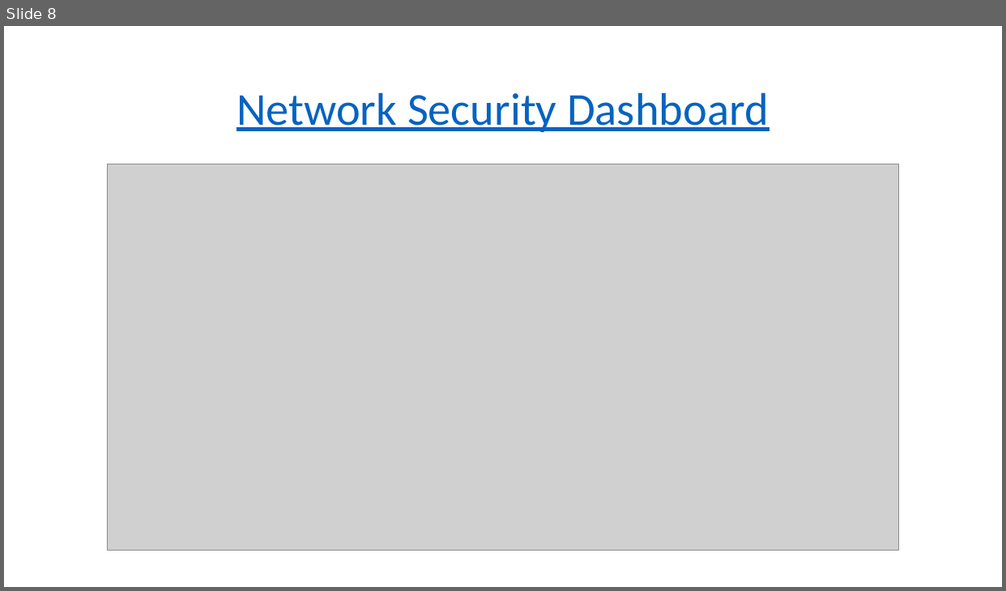
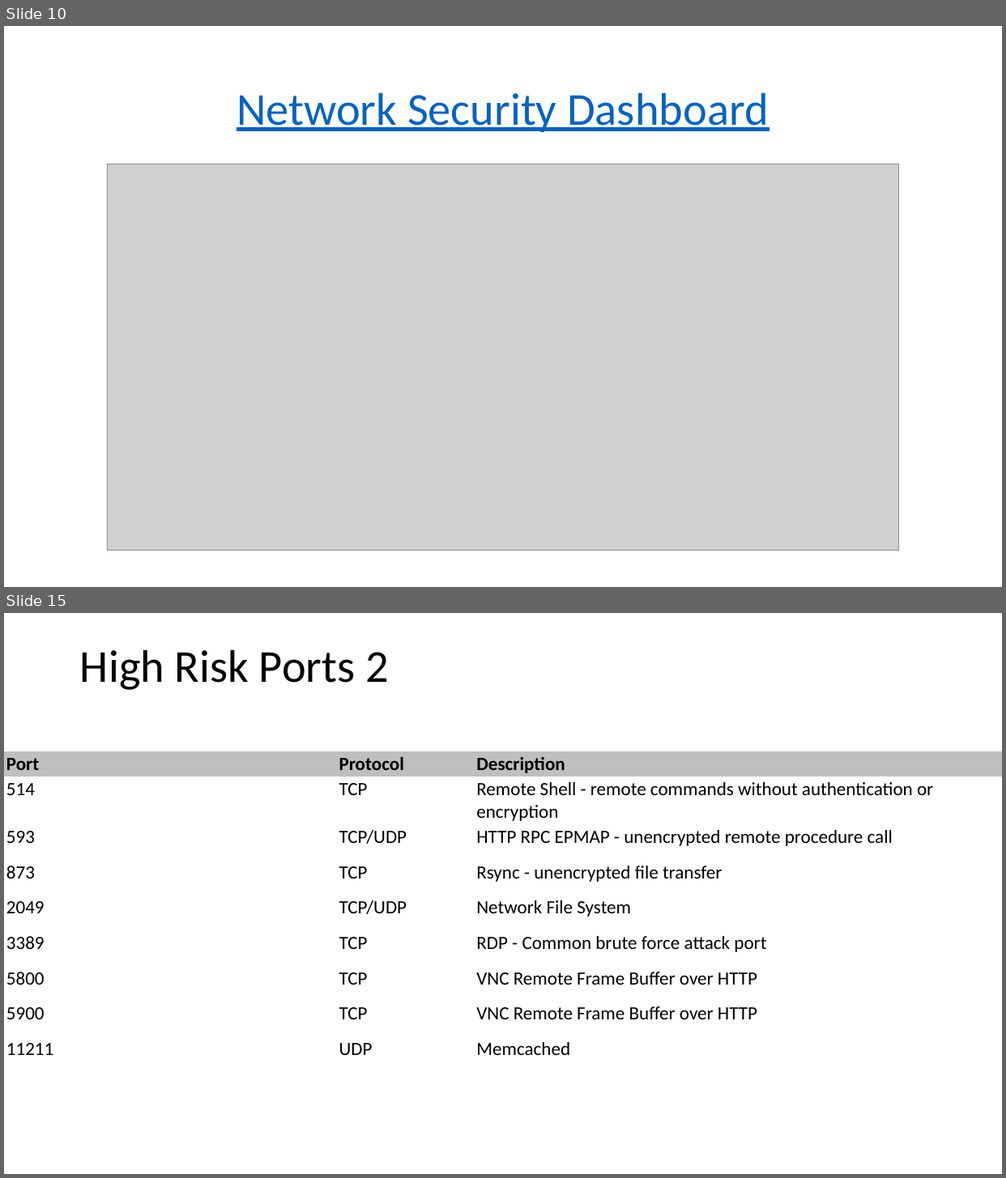
Before and after one commit to swiftsolves-msft/decks, a slide deck: Enterprise NSG Enforcement.pptx. Shown one above the other, each under a label of ours: slide 8 before the commit, slides 10 and 15 after it; the slides between them are not shown. The pictures are 1006x591 and 1006x1178 pixels, drawn with LibreOffice and Linux fonts; fonts in the diff are those of the drawing; grey boxes stand for pictures. Boxes give left, top, right and bottom in pixels: in the first picture for what was removed or moved away, otherwise in the second. Text is boxed around its words. In the diff, an @@ line names an element or a change of style, - is before the commit and + after.

```diff
--- a/Enterprise NSG Enforcement.pptx
+++ b/Enterprise NSG Enforcement.pptx
@@ slide 15 added at [4,613,1002,1174], background #FFFFFF @@
@@ title added at [80,649,389,690], 44 pt, text #000000 @@
+High Risk Ports 2
@@ table added at [4,752,1002,1071], 9 rows, 3 columns @@
+Port | Protocol | Description
+514 | TCP | Remote Shell - remote commands without authentication or encryption
+593 | TCP/UDP | HTTP RPC EPMAP - unencrypted remote procedure call
+873 | TCP | Rsync - unencrypted file transfer
+2049 | TCP/UDP | Network File System
+3389 | TCP | RDP - Common brute force attack port
+5800 | TCP | VNC Remote Frame Buffer over HTTP
+5900 | TCP | VNC Remote Frame Buffer over HTTP
+11211 | UDP | Memcached
@@ what was slide 8 is now slide 10 @@
```
Also in this commit, not shown: 2 slides changed, 5 other slides added.
